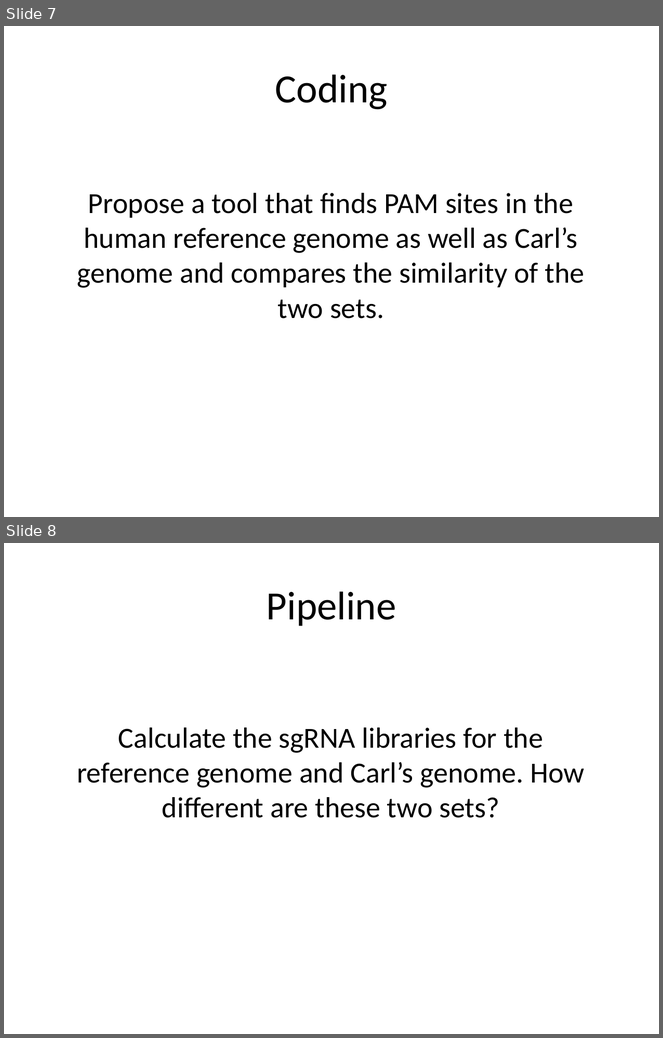
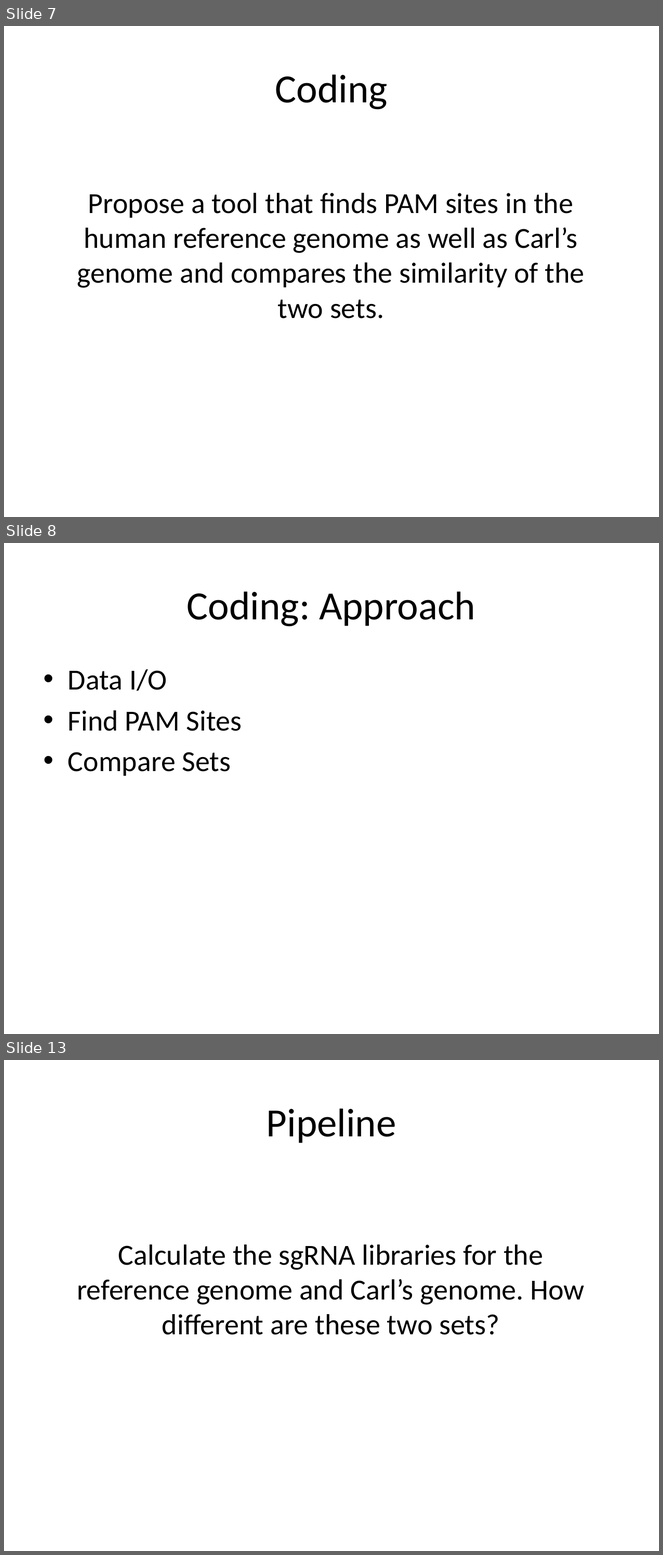
Before and after one commit to CBB752Spring2017/final-project-2-2-team2-team-2-2-2, a slide deck: Presentation - 2.2.pptx. Shown one above the other, each under a label of ours: slides 7 and 8 before the commit, slides 7, 8 and 13 after it; the slides between them are not shown. The pictures are 663x1038 and 663x1555 pixels, drawn with LibreOffice and Linux fonts; fonts in the diff are those of the drawing. Boxes give left, top, right and bottom in pixels: in the first picture for what was removed or moved away, otherwise in the second. Text is boxed around its words. In the diff, an @@ line names an element or a change of style, - is before the commit and + after.

```diff
--- a/Presentation - 2.2.pptx
+++ b/Presentation - 2.2.pptx
@@ slide 8 added at bbox=[4, 543, 659, 1034], background #FFFFFF @@
@@ title added at bbox=[187, 591, 476, 627], 44 pt, text #000000 @@
+Coding: Approach
@@ text added at bbox=[68, 669, 242, 776], 32 pt, text #000000 @@
+• Data I/O
+• Find PAM Sites
+• Compare Sets
@@ what was slide 8 is now slide 13 @@
```
Also in this commit, not shown: 4 other slides added.
